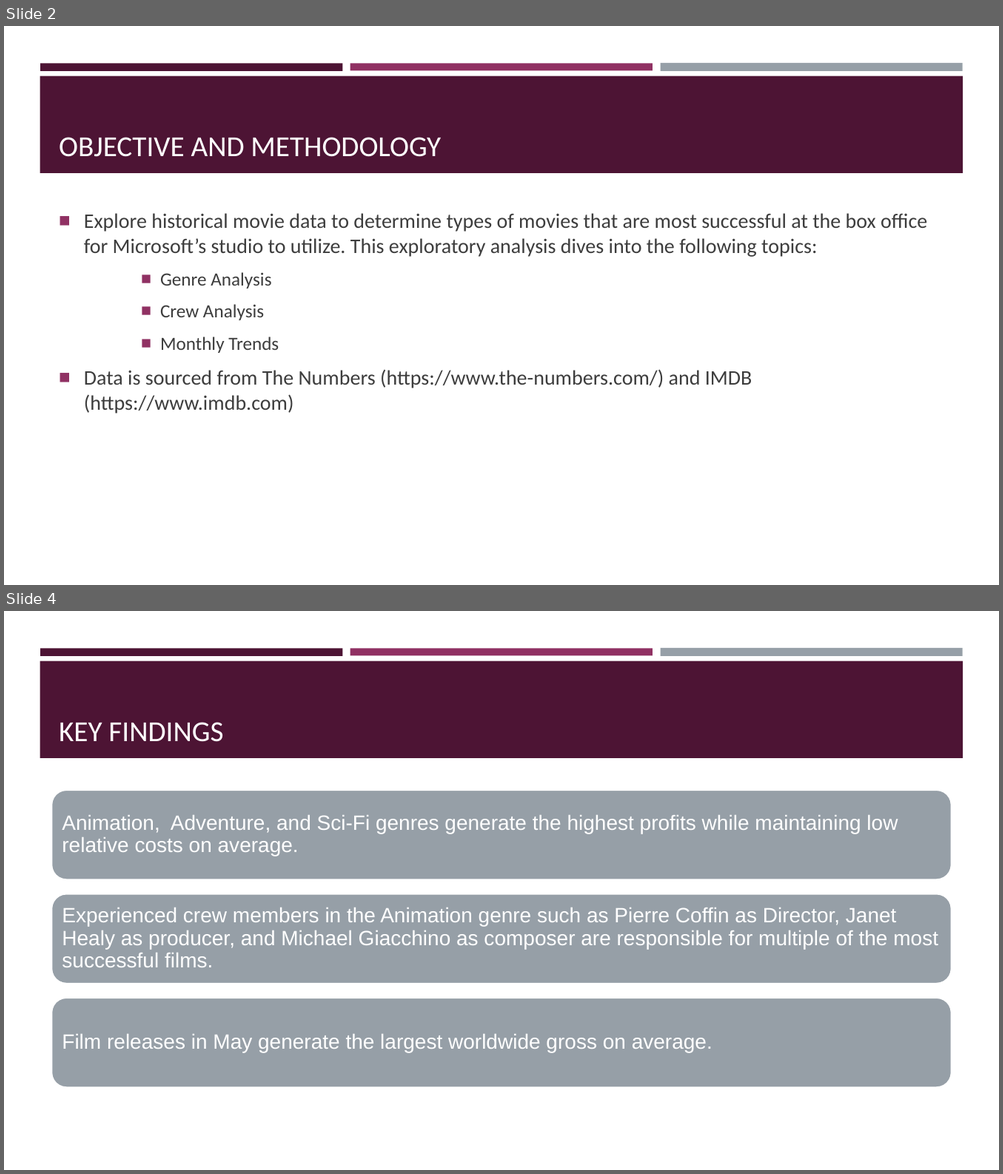
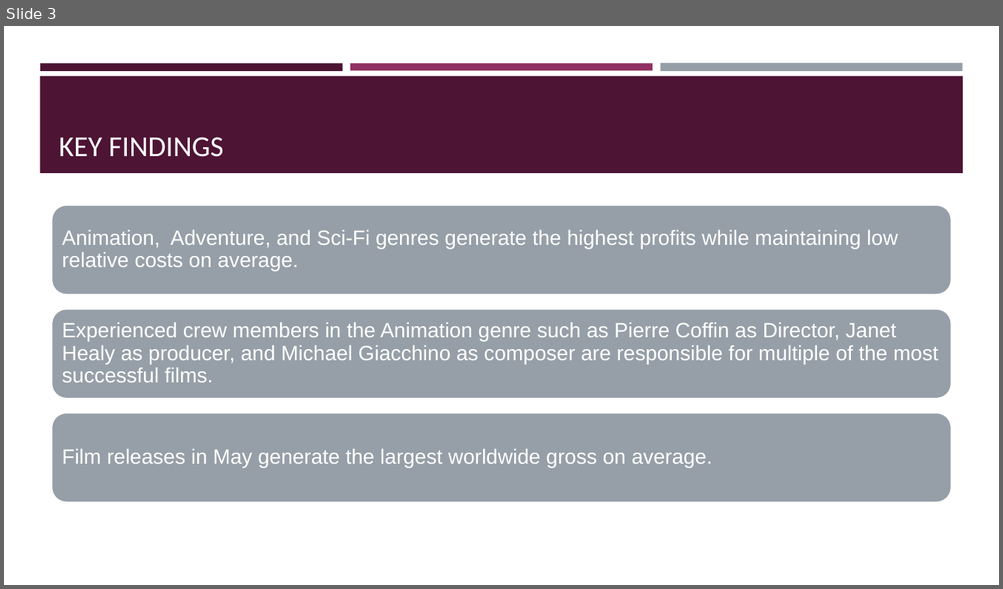
Before and after one commit to sabinabains/dsc-phase-2-project, a slide deck: Phase 1 Project - Sabina Bains - 10.13.21 Final.pptx. Shown one above the other, each under a label of ours: slides 2 and 4 before the commit, slide 3 after it; the slides between them are not shown. The pictures are 1003x1174 and 1003x589 pixels, drawn with LibreOffice and Linux fonts; fonts in the diff are those of the drawing. Boxes give left, top, right and bottom in pixels: in the first picture for what was removed or moved away, otherwise in the second. Text is boxed around its words. In the diff, an @@ line names an element or a change of style, - is before the commit and + after.

```diff
--- a/Phase 1 Project - Sabina Bains - 10.13.21 Final.pptx
+++ b/Phase 1 Project - Sabina Bains - 10.13.21 Final.pptx
@@ slide 2 removed at [4,26,999,585], background #FFFFFF; not listed: 4 template elements that a slide beside it also shows @@
@@ title removed at [59,137,441,157] @@
-OBJECTIVE AND METHODOLOGY
@@ text removed at [84,213,927,414] @@
-■ Explore historical movie data to determine types of movies that are most successful at the box office for Microsoft’s studio to utilize. This exploratory analysis dives into the following topics:
-      ■ Genre Analysis
-      ■ Crew Analysis
-      ■ Monthly Trends
-■ Data is sourced from The Numbers (https://www.the-numbers.com/) and IMDB (https://www.imdb.com)
@@ what was slide 4 is now slide 3 @@
```
Also in this commit, not shown: 1 slide changed, 1 slide added, 1 other slide removed, 16 other files.
